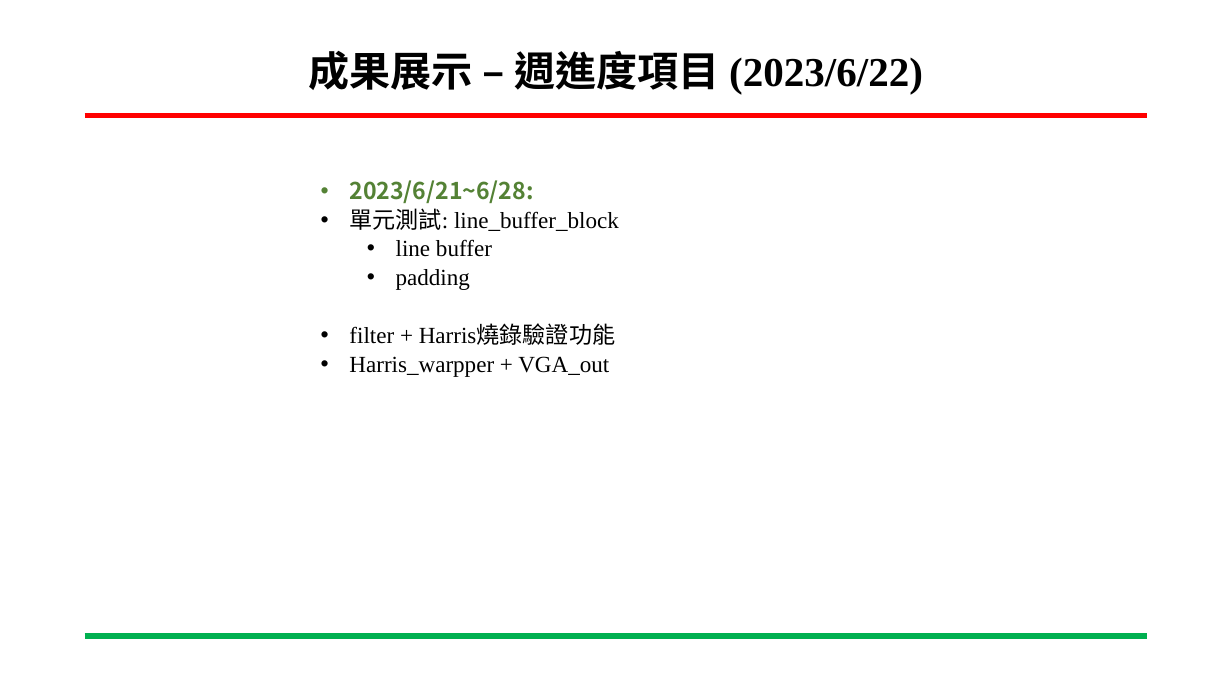
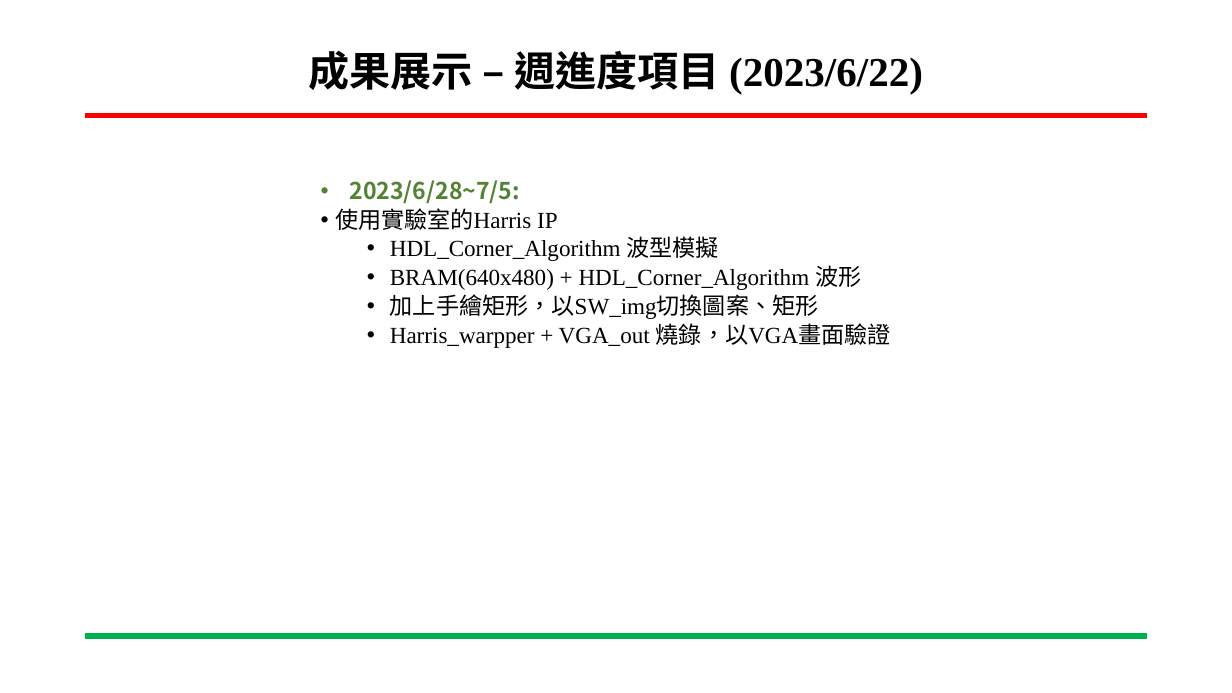
Before and after one commit to ing0331/FPGA, a slide deck: slide 17 of HW9_Harris_BRAM/N06-Tutorial/專案進度報告-Harris_BRAM-吳東穎-20230615.pptx (slide 16 before the commit). Drawn at 1232x693 pixels with LibreOffice and Linux fonts; fonts in the diff are those of the drawing; background and template pictures are left out. Boxes give left, top, right and bottom in pixels: in the first picture for what was removed or moved away, otherwise in the second. Text is boxed around its words. In the diff, an @@ line names an element or a change of style, - is before the commit and + after.

```diff
--- a/HW9_Harris_BRAM/N06-Tutorial/專案進度報告-Harris_BRAM-吳東穎-20230615.pptx
+++ b/HW9_Harris_BRAM/N06-Tutorial/專案進度報告-Harris_BRAM-吳東穎-20230615.pptx
@@ text at box(335, 180, 891, 348): text changed @@
-  • 2023/6/21~6/28:
-  • 單元測試: line_buffer_block
-    • line buffer
-    • padding
-  • filter + Harris燒錄驗證功能
-  • Harris_warpper + VGA_out
+  • 2023/6/28~7/5:
+• 使用實驗室的Harris IP
+  • HDL_Corner_Algorithm 波型模擬
+  • BRAM(640x480) + HDL_Corner_Algorithm 波形
+  • 加上手繪矩形，以SW_img切換圖案、矩形
+  • Harris_warpper + VGA_out 燒錄，以VGA畫面驗證
```
Also in this commit, not shown: 17 other slides changed, 3 slides added, 3 slides removed, 3 other files.
